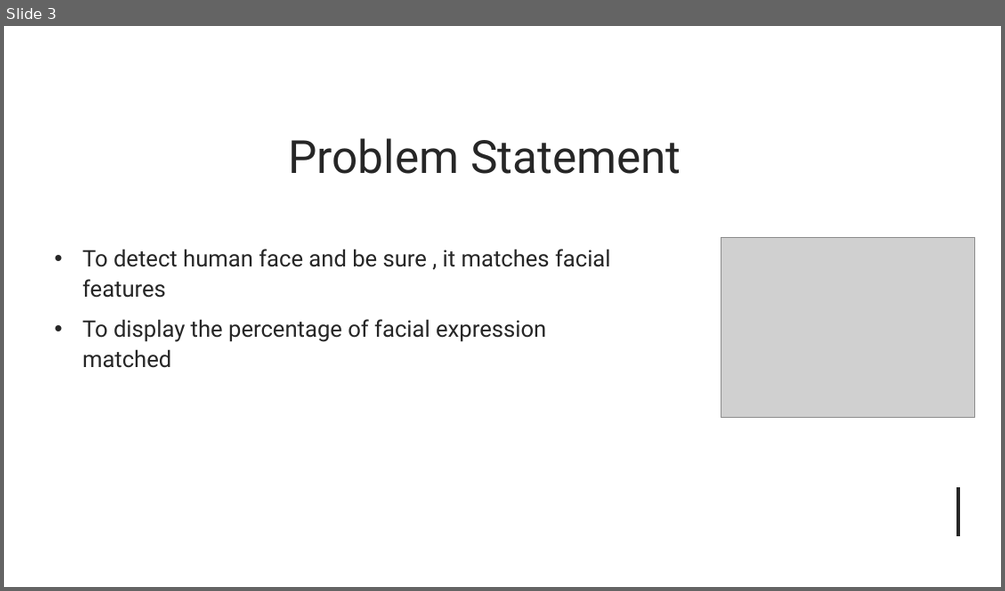
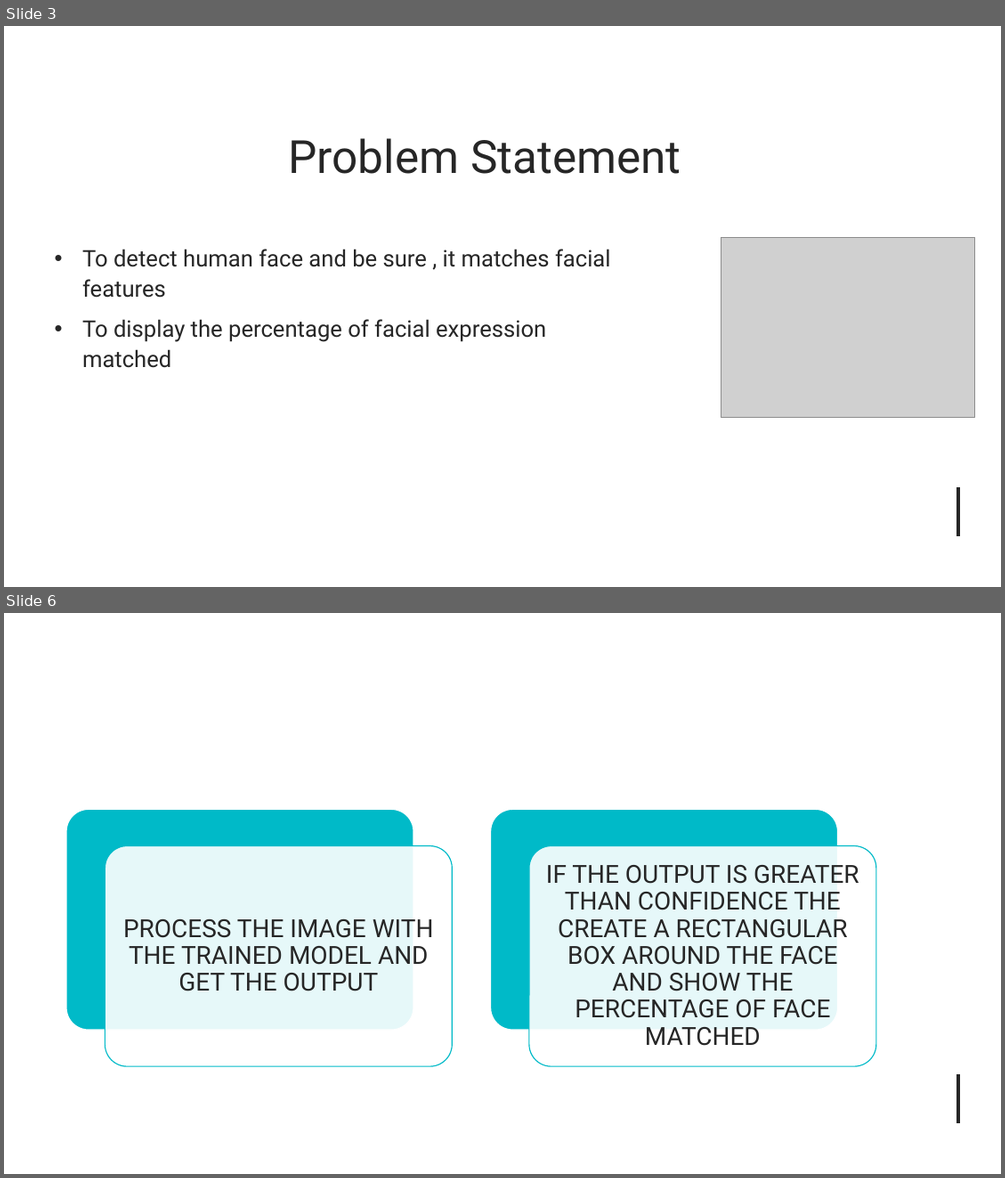
Before and after one commit to prabhdeep0007/face_detection_using_opencv, a slide deck: mini project.pptx. Shown one above the other, each under a label of ours: slide 3 before the commit, slides 3 and 6 after it; the slides between them are not shown. The pictures are 1005x591 and 1005x1178 pixels, drawn with LibreOffice and Linux fonts; fonts in the diff are those of the drawing; grey boxes stand for pictures. Boxes give left, top, right and bottom in pixels: in the first picture for what was removed or moved away, otherwise in the second. Text is boxed around its words. In the diff, an @@ line names an element or a change of style, - is before the commit and + after.

```diff
--- a/mini project.pptx
+++ b/mini project.pptx
@@ slide 6 added at (x1=4, y1=613, x2=1001, y2=1174), background #FFFFFF @@
@@ rectangle added at (x1=4, y1=613, x2=502, y2=1174), fill #FFFFFF @@
@@ rectangle added at (x1=4, y1=613, x2=1001, y2=821), fill #FFFFFF @@
@@ rectangle added at (x1=4, y1=613, x2=1001, y2=1174), fill #FFFFFF @@
@@ rectangle added at (x1=4, y1=613, x2=1001, y2=747), fill #FFFFFF @@
@@ rectangle added at (x1=11, y1=613, x2=420, y2=1174), fill #FFFFFF @@
@@ group added at (x1=66, y1=809, x2=876, y2=1066): 4 rounded rectangles, 2 texts @@
+PROCESS THE IMAGE WITH THE TRAINED MODEL AND GET THE OUTPUT
+IF THE OUTPUT IS GREATER THAN CONFIDENCE THE CREATE A RECTANGULAR BOX AROUND THE FACE AND SHOW THE PERCENTAGE OF FACE MATCHED
@@ line added from (958, 1074) to (958, 1123), #262626 3 pt @@
```
Also in this commit, not shown: 3 slides changed, 1 other slide added, 1 slide removed, 2 other files.
